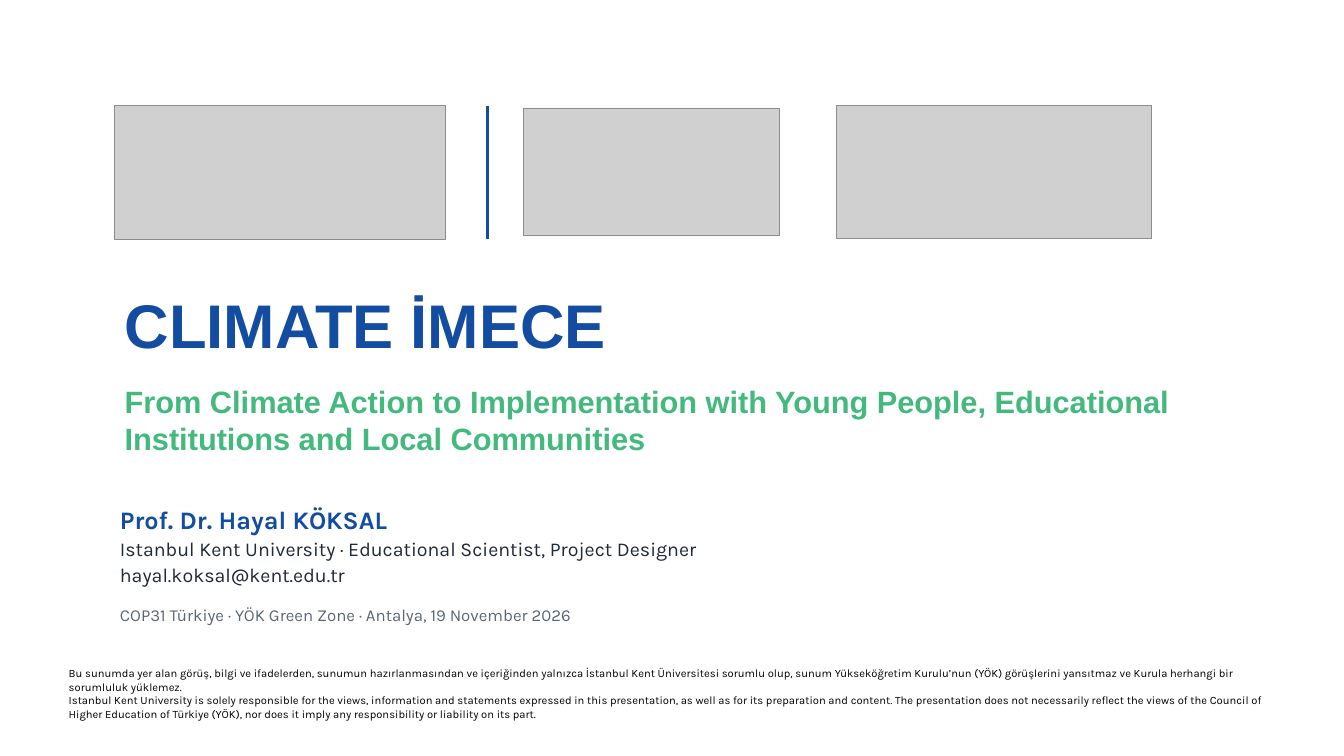
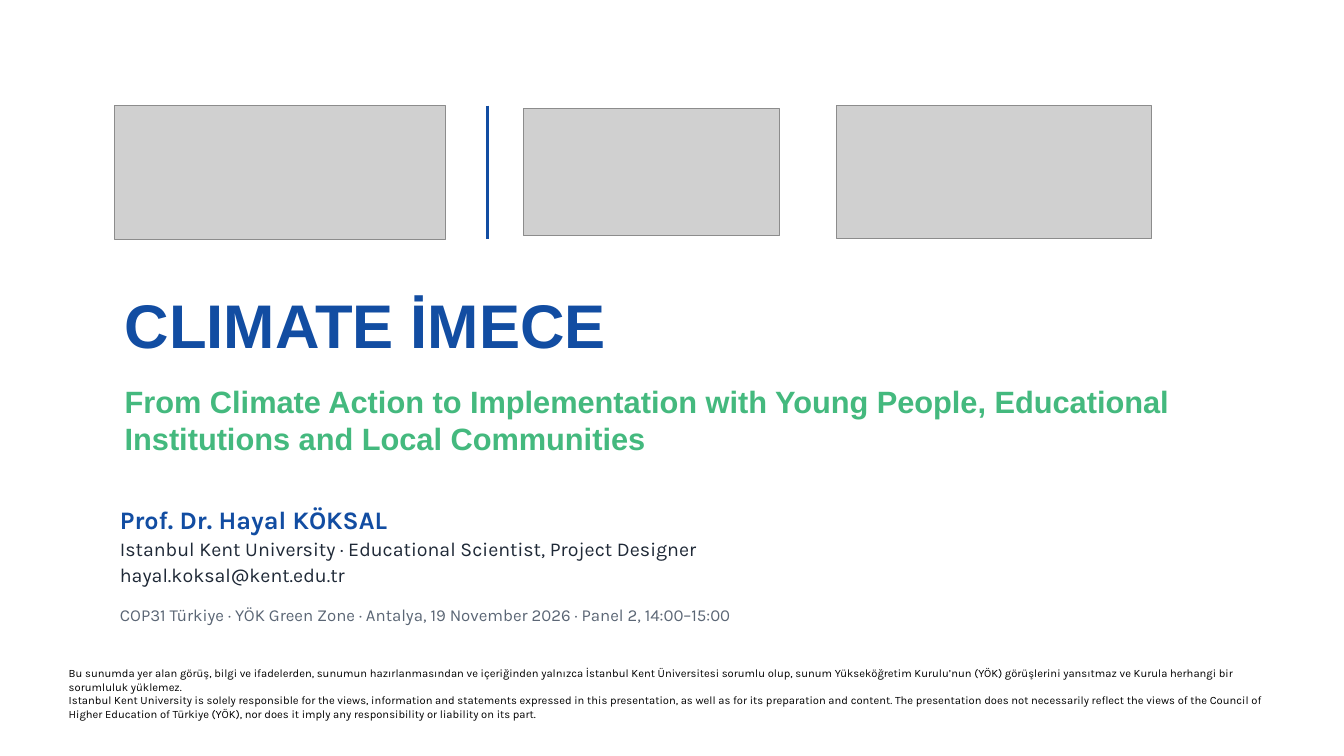
Before and after one commit to newtonsgrandson/cop-31-hayal-koksal, a slide deck: slide 1 of sunum/COP31_Climate_IMECE_Hayal_Koksal_EN.pptx. Drawn at 1344x756 pixels with LibreOffice and Linux fonts; fonts in the diff are those of the drawing; grey boxes stand for pictures; background and template pictures are left out. Boxes give left, top, right and bottom in pixels: in the first picture for what was removed or moved away, otherwise in the second. Text is boxed around its words. In the diff, an @@ line names an element or a change of style, - is before the commit and + after.

```diff
--- a/sunum/COP31_Climate_IMECE_Hayal_Koksal_EN.pptx
+++ b/sunum/COP31_Climate_IMECE_Hayal_Koksal_EN.pptx
@@ text at [120, 607, 730, 625]: text changed @@
-COP31 Türkiye · YÖK Green Zone · Antalya, 19 November 2026
+COP31 Türkiye · YÖK Green Zone · Antalya, 19 November 2026 · Panel 2, 14:00–15:00
```
Also in this commit, not shown: 29 other files.
